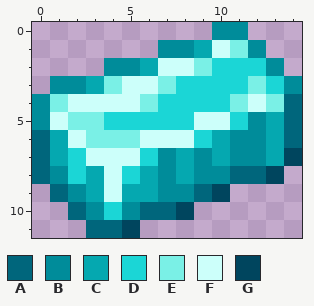
Two states of a pixel-art sprite, Items/AetherBar.png. That is the earlier state.
The file is 30x24 pixels, drawn in blocks of 2x2; one block is one cell here.
Palette (. is transparent): A #00667c  B #008c9a  C #05a8b0  D #1bd6d6  E #7af0e6  F #ccfffa  G #00455e
Pixels before, first column x 0:
 0 ..........BB...
 1 .......BBCFEB..
 2 ....BBCFFEDDDB.
 3 .BBCEFFEDDDDEDB
 4 BEFFFFEDDDDEFEA
 5 BFEEDDDDDFFDBCA
 6 ACFEEEFFFDCBBCA
 7 ACDFFFDBCBCBBCG
 8 ABDCFDCBCBBAAG.
 9 .ABCFCCBBAG....
10 ..ABDBAAG......
11 ...AAG.........
After the commit:
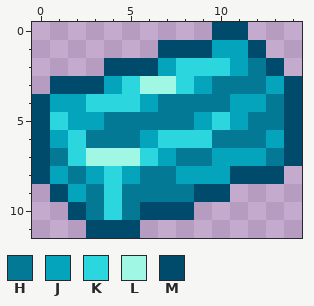
Colours new in this view: H #037996  J #03a4bc  K #2bd6de  L #a0f7e4  M #004a6b
Difference:
Changed rows in their new state; - is an unchanged pixel.
first column x 0:
 0 ----------MM---
 1 -------MMMJJM--
 2 ----MMMJKKKJHM-
 3 -MMMJKLLKJHHHJM
 4 MJJKKKJHHHHJJHM
 5 MKJJHHHHHJKJHHM
 6 MJKHHHJKKKHHHJM
 7 MHKLLLKJHHJJJHM
 8 MJHJKJHHJJJMMM-
 9 -MJHKHHHHMM----
10 --MHKHMMM------
11 ---MMM---------
